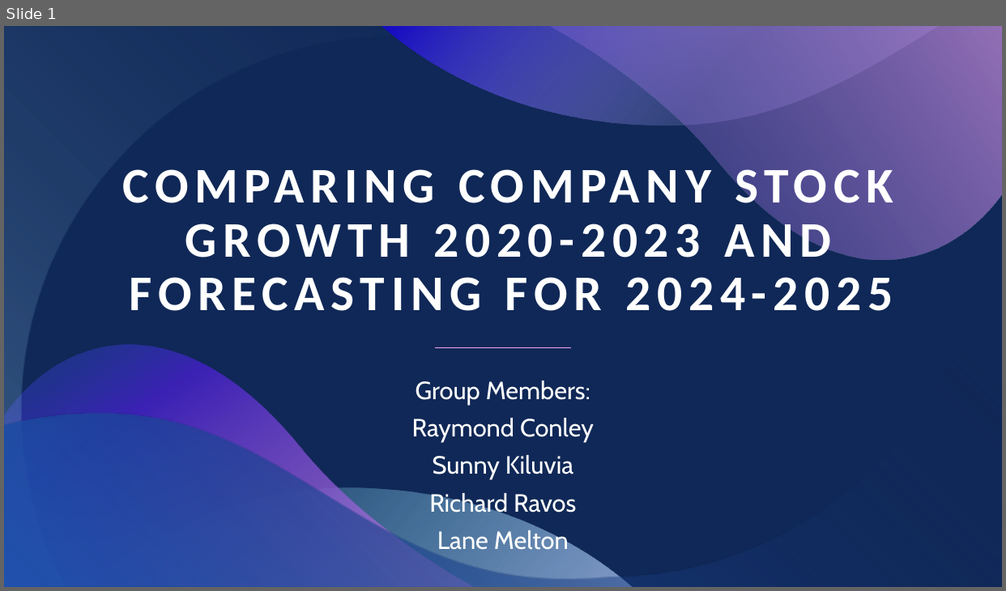
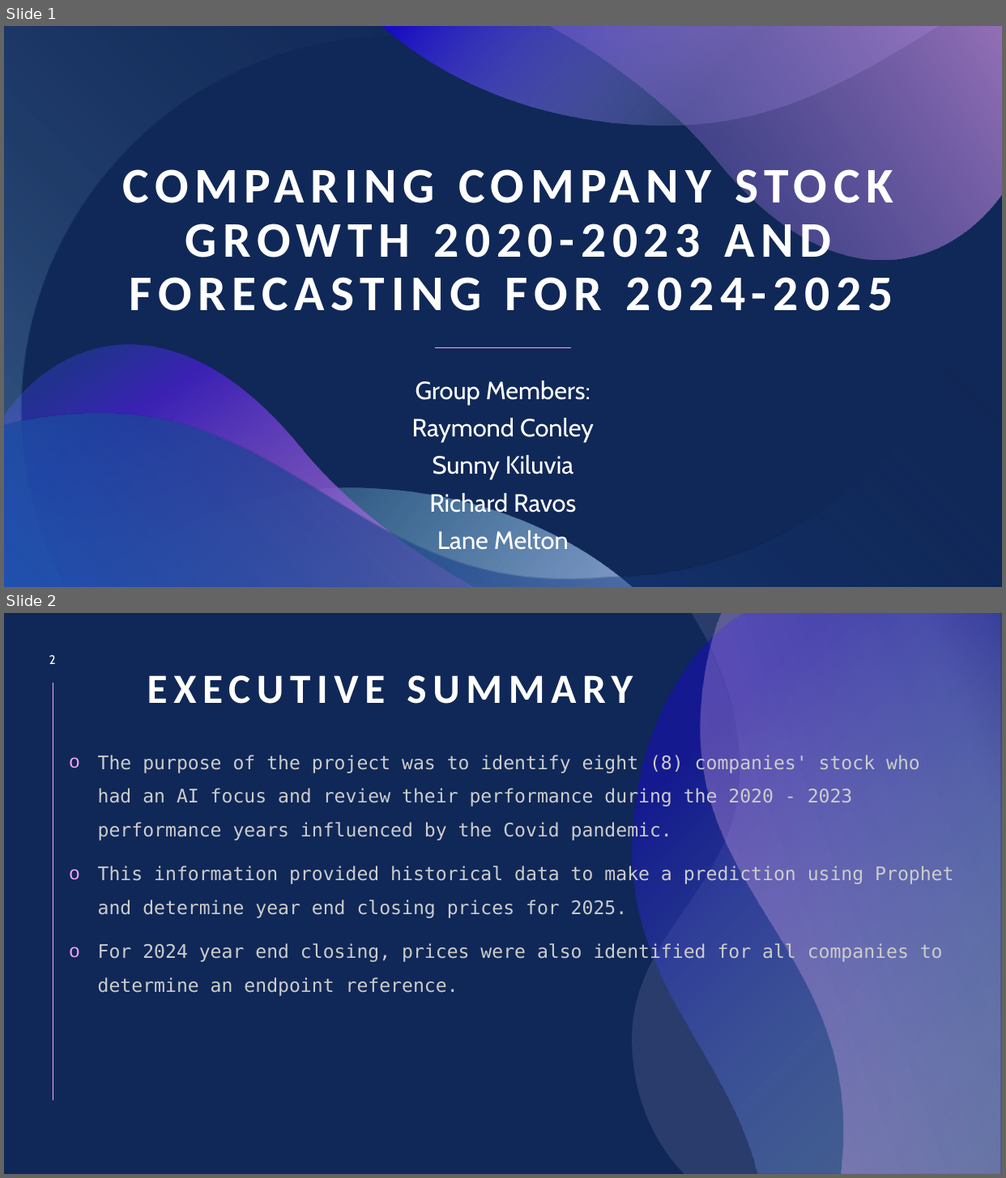
Before and after one commit to skiluvia/project1-varos-kiluvia-conley-melton, a slide deck: Project_1_Presentation.pptx. Shown one above the other, each under a label of ours: slide 1 before the commit, slides 1 and 2 after it. The pictures are 1006x591 and 1006x1178 pixels, drawn with LibreOffice and Linux fonts; fonts in the diff are those of the drawing. Boxes give left, top, right and bottom in pixels: in the first picture for what was removed or moved away, otherwise in the second. Text is boxed around its words. In the diff, an @@ line names an element or a change of style, - is before the commit and + after.

```diff
--- a/Project_1_Presentation.pptx
+++ b/Project_1_Presentation.pptx
@@ slide 2 added at <box>4,613,1002,1174</box>, background #102857 @@
@@ freeform shape added at <box>632,613,1002,1174</box>, fill #C3B9F2 at 14% opacity @@
@@ freeform shape added at <box>633,613,1000,1174</box>, fill gradient #92CDF0 to #180DC2 @@
@@ freeform shape added at <box>701,613,1002,1174</box>, fill gradient #F6A6F4 to #C3B9F2 @@
@@ page number added at <box>49,655,56,664</box>, 12 pt, text #FFFFFF @@
+2
@@ line added from (53, 683) to (53, 1101), #F6A6F4 0.5 pt @@
@@ title added at <box>147,675,633,704</box>, 40 pt, text #FFFFFF, bold @@
+EXECUTIVE SUMMARY
@@ text added at <box>98,754,953,996</box>, 18 pt, text #CCCCCC @@
+o The purpose of the project was to identify eight (8) companies' stock who had an AI focus and review their performance during the 2020 - 2023 performance years influenced by the Covid pandemic.
+o This information provided historical data to make a prediction using Prophet and determine year end closing prices for 2025.
+o For 2024 year end closing, prices were also identified for all companies to determine an endpoint reference.
```
Also in this commit, not shown: 1 slide changed, 12 other slides added, 13 slides removed.
